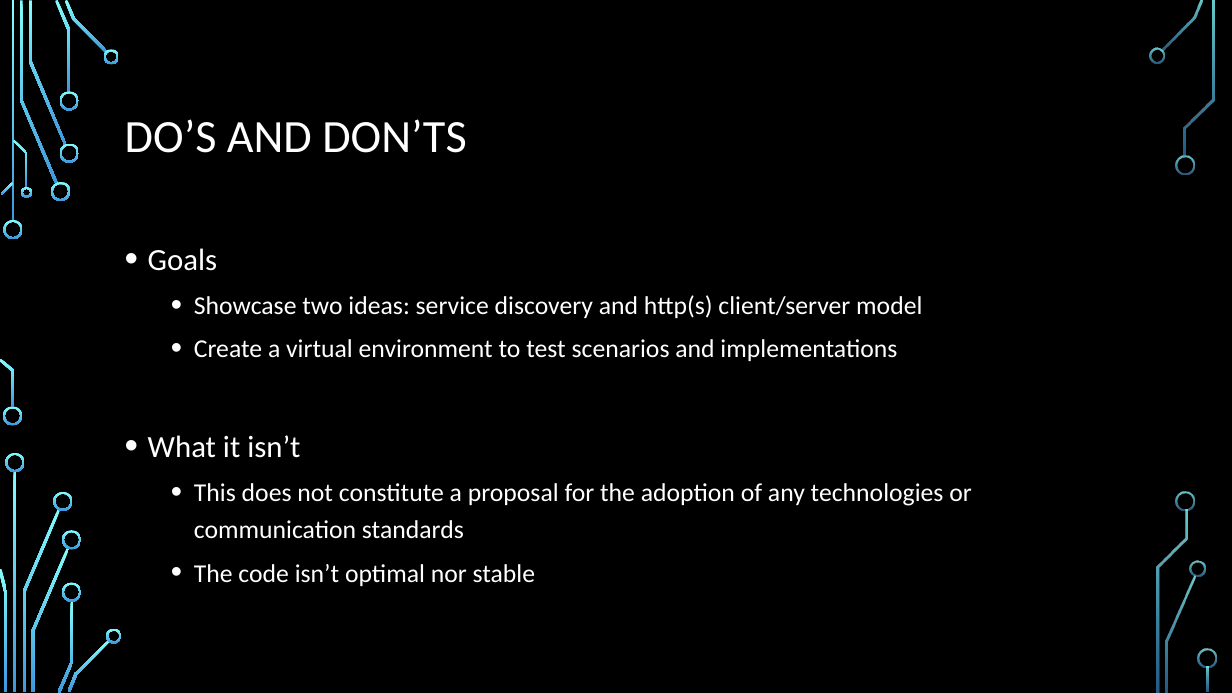
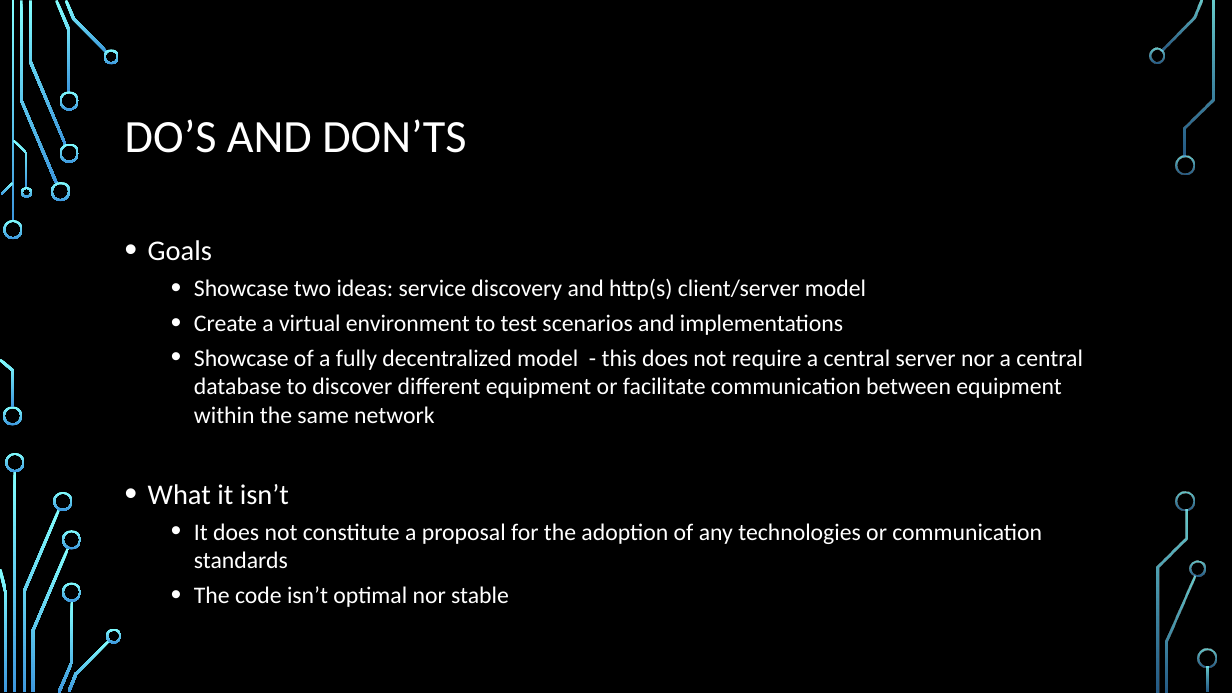
Before and after one commit to afriscic/InteroperabillityShowcase, a slide deck: slide 2 of Interoperability - vitrual.pptx. Drawn at 1232x693 pixels with LibreOffice and Linux fonts; fonts in the diff are those of the drawing; background and template pictures are left out. Boxes give left, top, right and bottom in pixels: in the first picture for what was removed or moved away, otherwise in the second. Text is boxed around its words. In the diff, an @@ line names an element or a change of style, - is before the commit and + after.

Commit message:
1.6.

```diff
--- a/Interoperability - vitrual.pptx
+++ b/Interoperability - vitrual.pptx
@@ text at (x1=148, y1=240, x2=866, y2=607): size 24 to 22.2 pt in "Goals", "What it isn’t"; size 20 to 18.5 pt in "Showcase two ideas: service discovery and http(s) ...", "Create a virtual environment to test scenarios ...", "The code isn’t optimal nor stable"; line spacing 1.2 to 1 @@
@@ text at (x1=194, y1=349, x2=1083, y2=423): paragraph added @@
+  • Showcase of a fully decentralized model - this does not require a central server nor a central database to discover different equipment or facilitate communication between equipment within the same network
@@ text at (x1=194, y1=523, x2=1042, y2=568): text changed; size 20 to 18.5 pt @@
-  • This does not constitute a proposal for the adoption of any technologies or communication standards
+  • It does not constitute a proposal for the adoption of any technologies or communication standards
```
Also in this commit, not shown: 3 other slides changed.
